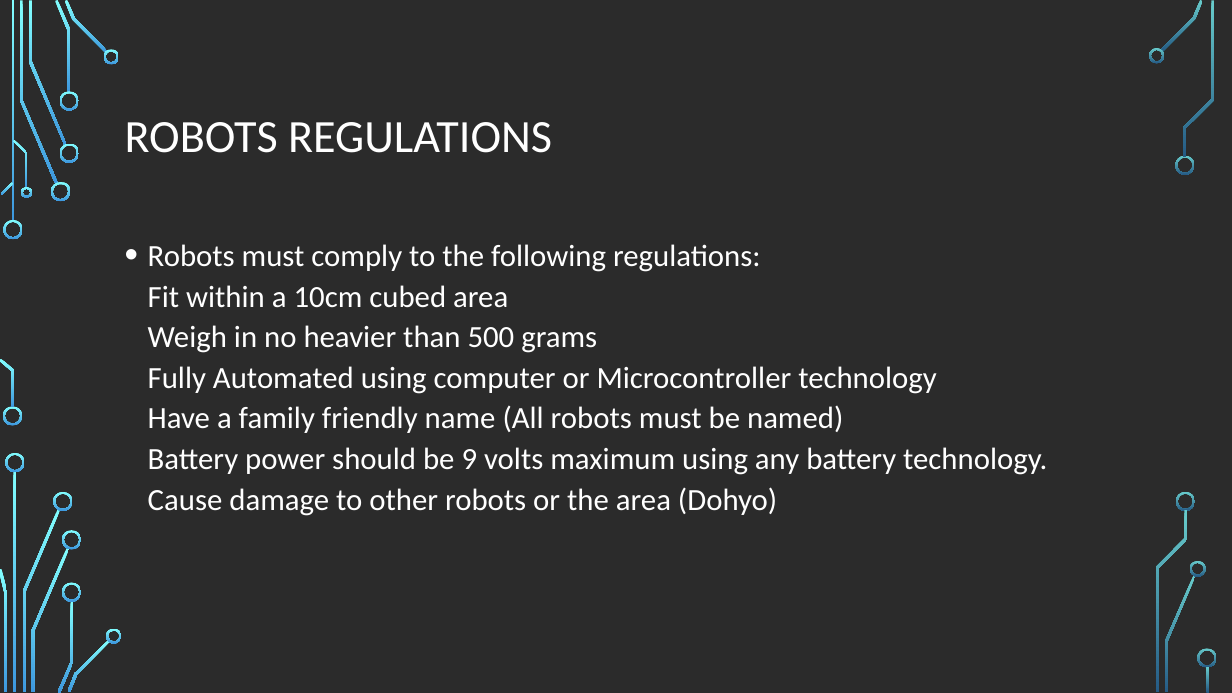
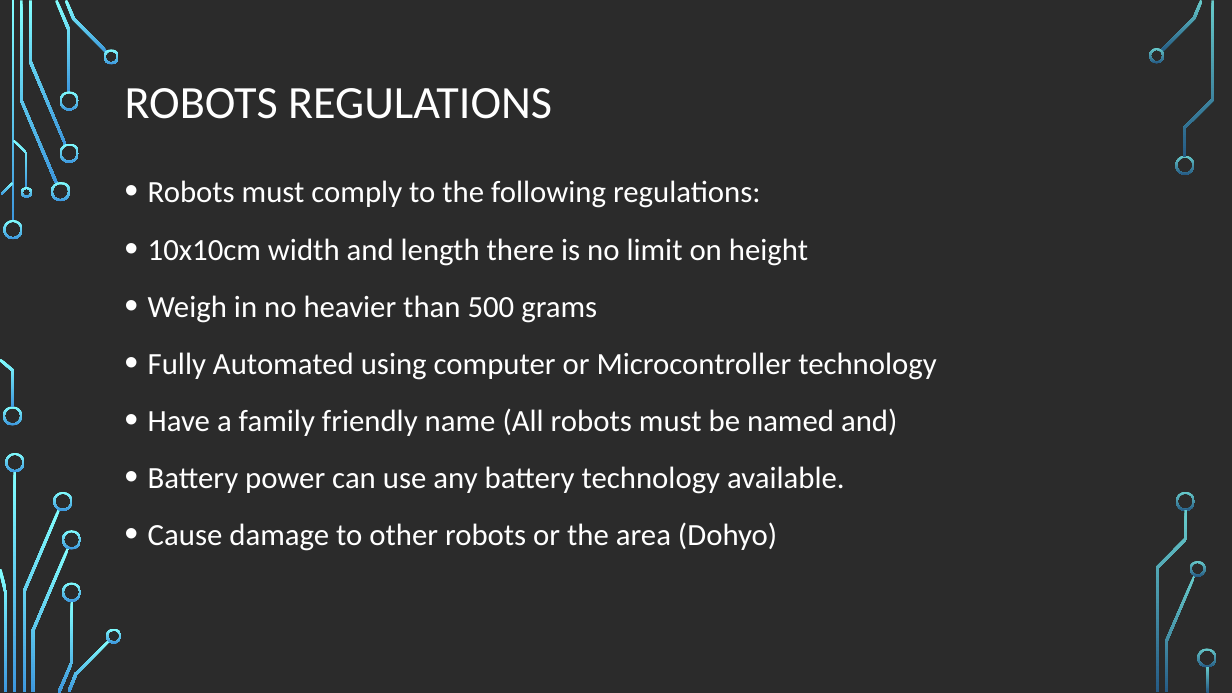
Before and after one commit to fizzPOPmakerspace/RobotMiniSumo, a slide deck: slide 3 of Robot Mini Sumo.odp. Drawn at 1232x693 pixels with LibreOffice and Linux fonts; fonts in the diff are those of the drawing; background and template pictures are left out; a plain dark background stands for a picture behind light text. Boxes give left, top, right and bottom in pixels: in the first picture for what was removed or moved away, otherwise in the second. Text is boxed around its words. In the diff, an @@ line names an element or a change of style, - is before the commit and + after.

```diff
--- a/Robot Mini Sumo.odp
+++ b/Robot Mini Sumo.odp
@@ title "ROBOTS REGULATIONS": place and size @@
-title "ROBOTS REGULATIONS" at <box>125,122,552,153</box>
+title "ROBOTS REGULATIONS" at <box>125,88,552,119</box>
@@ text at <box>148,180,937,551</box>: text changed @@
-• Robots must comply to the following regulations:
-  Fit within a 10cm cubed area
-  Weigh in no heavier than 500 grams
-  Fully Automated using computer or Microcontroller technology
-  Have a family friendly name (All robots must be named)
-  Battery power should be 9 volts maximum using any battery technology.
-  Cause damage to other robots or the area (Dohyo)
+• Robots must comply to the following regulations:
+• 10x10cm width and length there is no limit on height
+• Weigh in no heavier than 500 grams
+• Fully Automated using computer or Microcontroller technology
+• Have a family friendly name (All robots must be named and)
+• Battery power can use any battery technology available.
+• Cause damage to other robots or the area (Dohyo)
```
